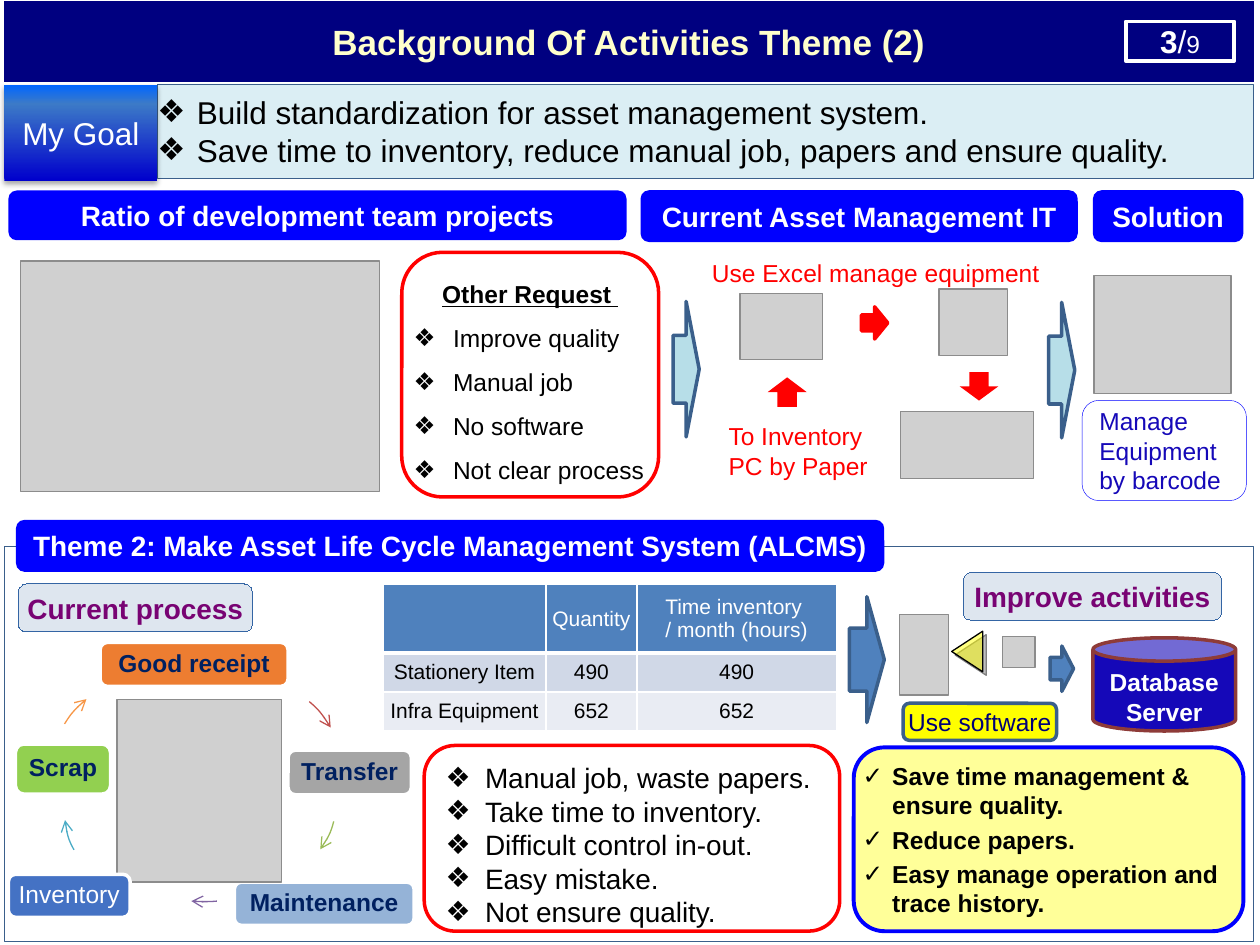
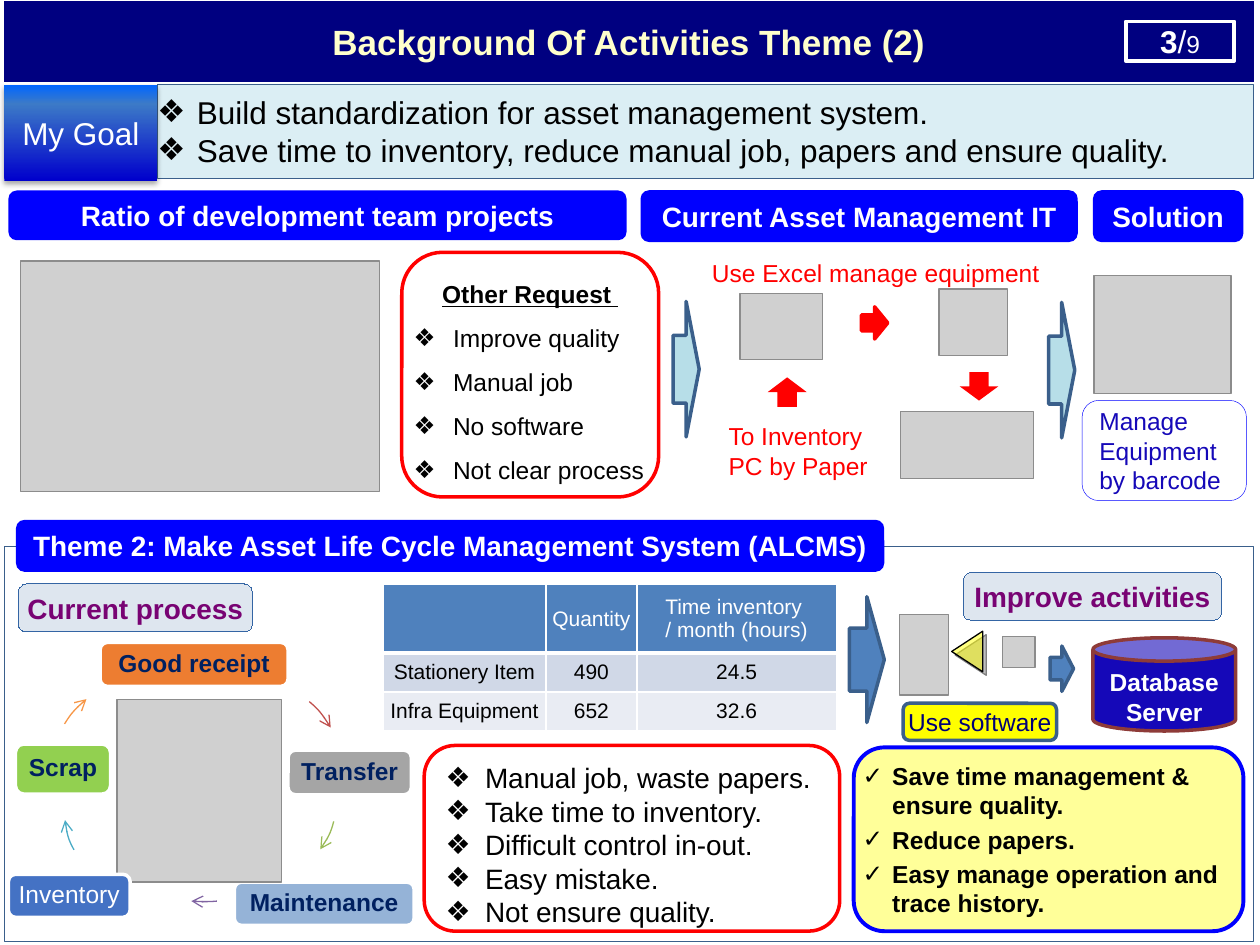
Before and after one commit to thietbicongnghevietnam/ReportPSNV, a slide deck: slide 4 of Report_Nguyen Nhu Minh.pptx. Drawn at 1260x945 pixels with LibreOffice and Linux fonts; fonts in the diff are those of the drawing; grey boxes stand for pictures. Boxes give left, top, right and bottom in pixels: in the first picture for what was removed or moved away, otherwise in the second. Text is boxed around its words. In the diff, an @@ line names an element or a change of style, - is before the commit and + after.

```diff
--- a/Report_Nguyen Nhu Minh.pptx
+++ b/Report_Nguyen Nhu Minh.pptx
@@ table at (383, 585, 835, 731) @@
-row 2, column 3: 490
+row 2, column 3: 24.5
-row 3, column 3: 652
+row 3, column 3: 32.6
```
Also in this commit, not shown: 3 other slides changed, 2 other files.
